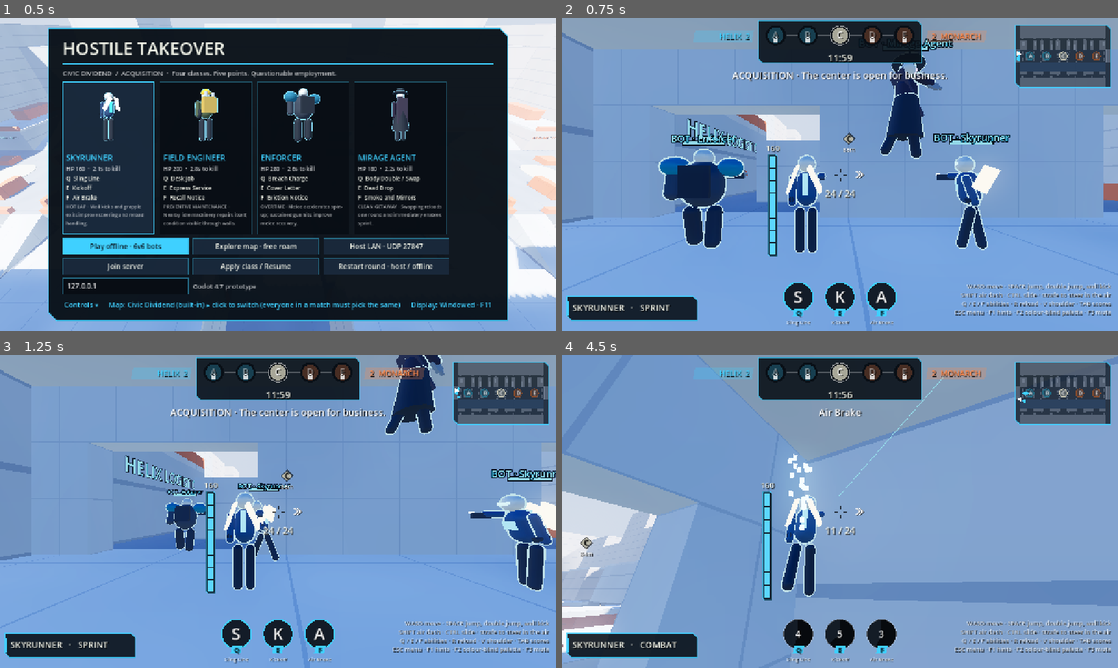
Above: before the commit, frames 1-4 (two rows, left to right).
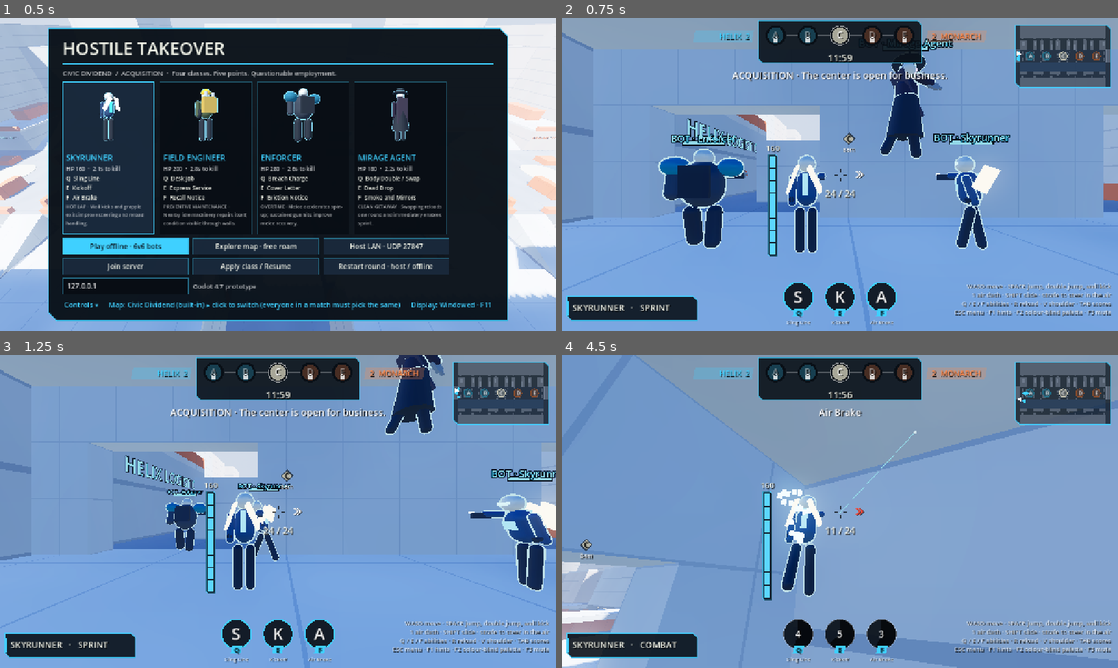
Above: after the commit, the same moments.

Repository: slimefromdq/hostile-takeover
Game: Godot game, scene res://scenes/main.tscn
The game is run twice, just before and just after one commit, with the same random seed, the same clock (stepped at 60 frames per second) and the same inputs.
Inputs (mouse positions are in pixels of both pictures, inside the frame that each line leads up to):
- Up to frame 1 (0.5 s): no input
- Up to frame 2 (0.75 s): click "Play offline · 6v6 bots" at 0.5 s
- Up to frame 3 (1.25 s): no input
- Up to frame 4 (4.5 s): tap Enter at 1.25 s; move the mouse to (867, 511) at 1.27 s; hold W (forward) from 1.28 s (still down); tap Q (ability1) at 1.35 s; click (867, 511) at 1.42 s; tap Space (jump) at 1.52, 1.82, 2.27, 2.57, 3.77, 4.07 s; tap E (ability2) at 1.55, 2.1 s; move the mouse to (812, 511) at 2.02 s; click (812, 511) at 2.17 s; tap F (ability3) at 2.3 s; move the mouse to (851, 505) at 2.77 s; hold F (ability3) 2.78-3.53 s; click (851, 505) at 2.92 s; right-click (851, 505) at 3.05 s; move the mouse to (834, 517) at 3.52 s; right-click (834, 517) at 3.6 s; click (834, 517) at 3.67 s; tap 1 (dash, bound only after the commit) at 3.8, 4.35 s; move the mouse to (878, 514) at 4.27 s; click (878, 514) at 4.42 s

Frame 1 is identical in both runs. In frame 2, 0.2% of the frame differs, in the area x 71-99%, y 87-90%; in frame 3, 0.2%; in frame 4, 16%, in the area x 0-100%, y 0-100%.

Commit message:
Rebind controls: dash on 1, slide on Shift
Co-Authored-By: Claude Sonnet 5.5 <noreply@anthropic.com>
Claude-Session: https://claude.ai/code/session_014p24HrcTthCy3ALSPuXp9n

Diff:
--- a/scripts/game.gd
+++ b/scripts/game.gd
@@ -93,7 +93,7 @@
 		start_game("join")
 
 func setup_inputs() -> void:
-	var bindings := {"left": KEY_A, "right": KEY_D, "forward": KEY_W, "back": KEY_S, "jump": KEY_SPACE, "slide": KEY_CTRL, "dash": KEY_SHIFT, "reload": KEY_R, "ability1": KEY_Q, "ability2": KEY_E, "ability3": KEY_F, "shoulder": KEY_V, "scoreboard": KEY_TAB}
+	var bindings := {"left": KEY_A, "right": KEY_D, "forward": KEY_W, "back": KEY_S, "jump": KEY_SPACE, "slide": KEY_SHIFT, "dash": KEY_1, "reload": KEY_R, "ability1": KEY_Q, "ability2": KEY_E, "ability3": KEY_F, "shoulder": KEY_V, "scoreboard": KEY_TAB}
 	for action in bindings:
 		InputMap.add_action(action)
 		var key := InputEventKey.new()
--- a/scripts/hud.gd
+++ b/scripts/hud.gd
@@ -406,7 +406,7 @@
 func _draw_help() -> void:
 	if not help_shown():
 		return
-	var lines := ["WASD move · SPACE jump, double jump, wall kick", "SHIFT air dash · CTRL slide · strafe to steer in the air", "Q / E / F abilities · R reload · V shoulder · TAB scores", "ESC menu · F1 hints · F2 colour-blind palette · F3 mute"]
+	var lines := ["WASD move · SPACE jump, double jump, wall kick", "1 air dash · SHIFT slide · strafe to steer in the air", "Q / E / F abilities · R reload · V shoulder · TAB scores", "ESC menu · F1 hints · F2 colour-blind palette · F3 mute"]
 	for i in range(lines.size()):
 		text(Vector2(size.x - 420.0, size.y - 98.0 + i * 20.0), lines[i], 14, Color(1, 1, 1, 0.75), HORIZONTAL_ALIGNMENT_RIGHT, 404.0)
 
--- a/scripts/menu.gd
+++ b/scripts/menu.gd
@@ -88,7 +88,7 @@
 		refresh_display_button())
 	options.add_child(display_button)
 	refresh_display_button()
-	controls_panel = _label("WASD move / aim with mouse · LMB p …(78 unchanged characters)… all to kick, hold at a ledge to mantle\nSHIFT air dash (shares a charge with the double jump; sprint is automatic) · strafe to steer in the air · CTRL slide · Q / E / F abilities · R reload  …(183 unchanged characters)…
+	controls_panel = _label("WASD move / aim with mouse · LMB p …(78 unchanged characters)… all to kick, hold at a ledge to mantle\n1 air dash (shares a charge with the double jump; sprint is automatic) · strafe to steer in the air · SHIFT slide · Q / E / F abilities · R reload  …(183 unchanged characters)…
 	controls_panel.visible = false
 	column.add_child(controls_panel)
 	toggle.pressed.connect(func():
Not shown, changed: README.md
